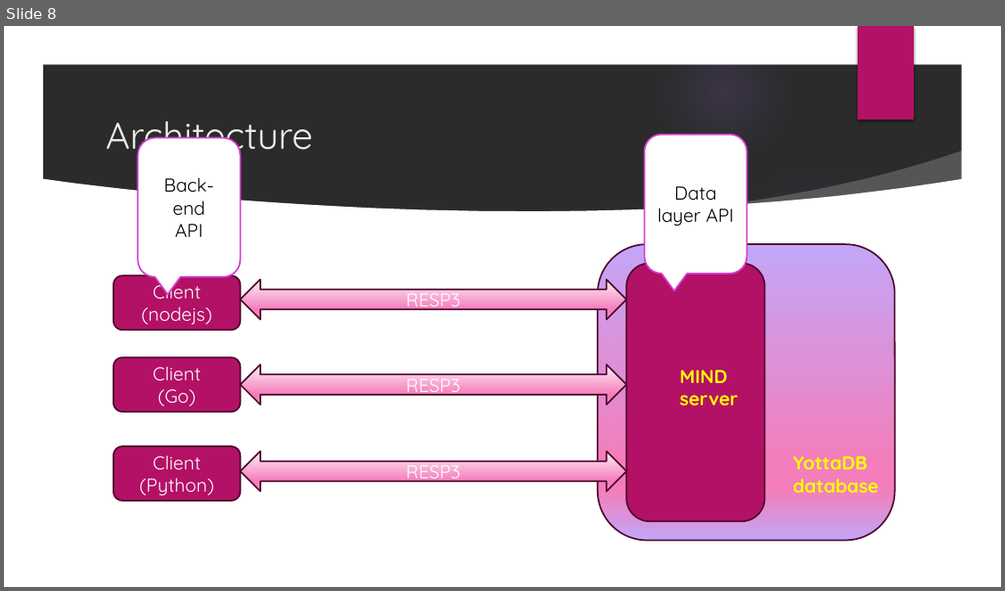
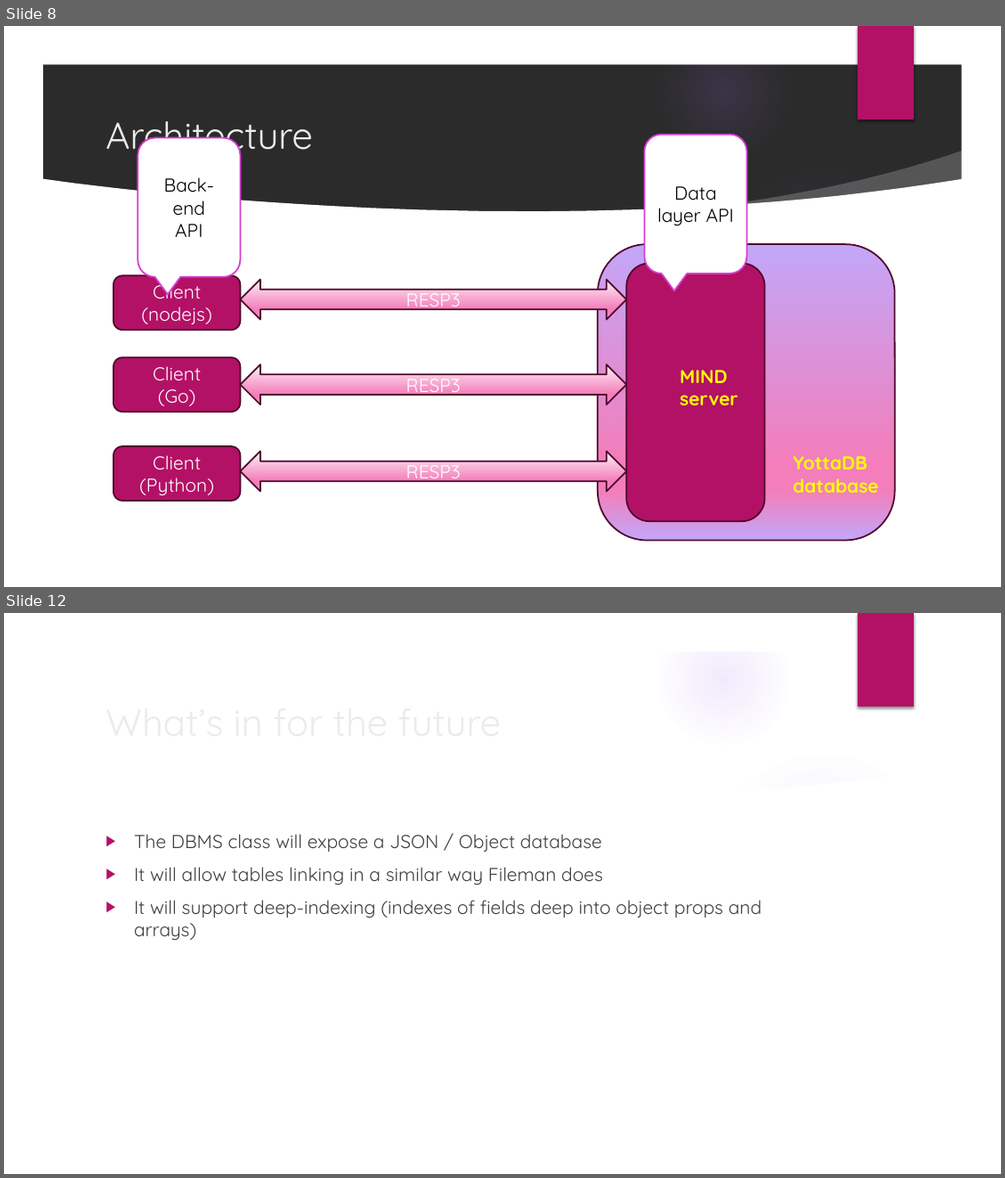
Before and after one commit to mind4yottadb/mind-server, a slide deck: docs/slides/def1.pptx. Shown one above the other, each under a label of ours: slide 8 before the commit, slides 8 and 12 after it; the slides between them are not shown. The pictures are 1005x591 and 1005x1178 pixels, drawn with LibreOffice and Linux fonts; fonts in the diff are those of the drawing; background and template pictures are left out; a plain dark background stands for a picture behind light text. Boxes give left, top, right and bottom in pixels: in the first picture for what was removed or moved away, otherwise in the second. Text is boxed around its words. In the diff, an @@ line names an element or a change of style, - is before the commit and + after.

```diff
--- a/docs/slides/def1.pptx
+++ b/docs/slides/def1.pptx
@@ slide 12 added at [4, 613, 1001, 1174], background picture (left out); not listed: 9 template elements that a slide beside it also shows @@
@@ text added at [134, 834, 761, 940], 18 pt, text #404040 @@
+▶ The DBMS class will expose a JSON / Object database
+▶ It will allow tables linking in a similar way Fileman does
+▶ It will support deep-indexing (indexes of fields deep into object props and arrays)
@@ title added at [349, 868, 364, 881], 36 pt, text #EBEBEB @@
+What’s in for the future
```
Also in this commit, not shown: 3 slides changed, 1 other slide added, 3 slides removed.
